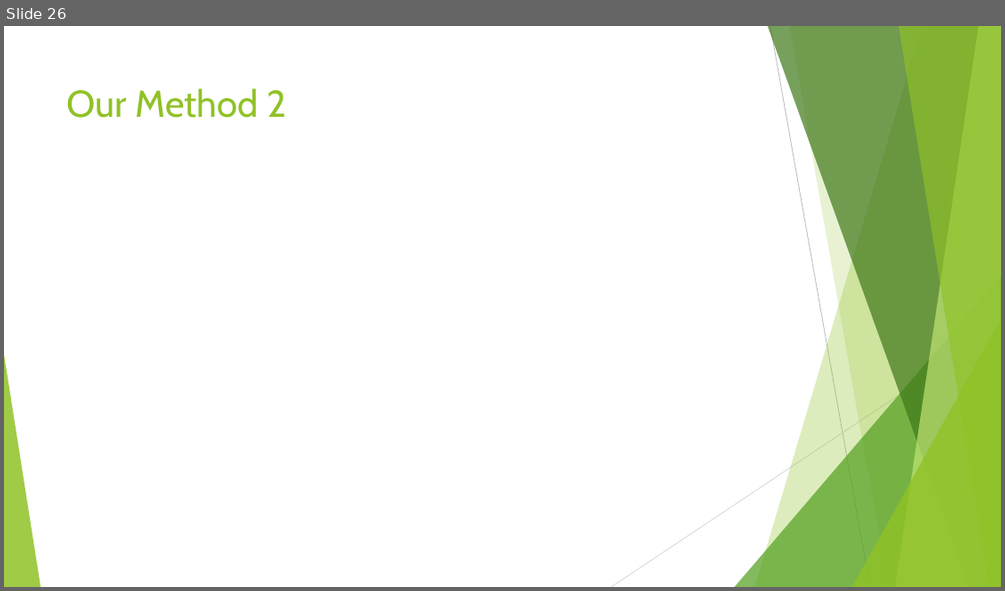
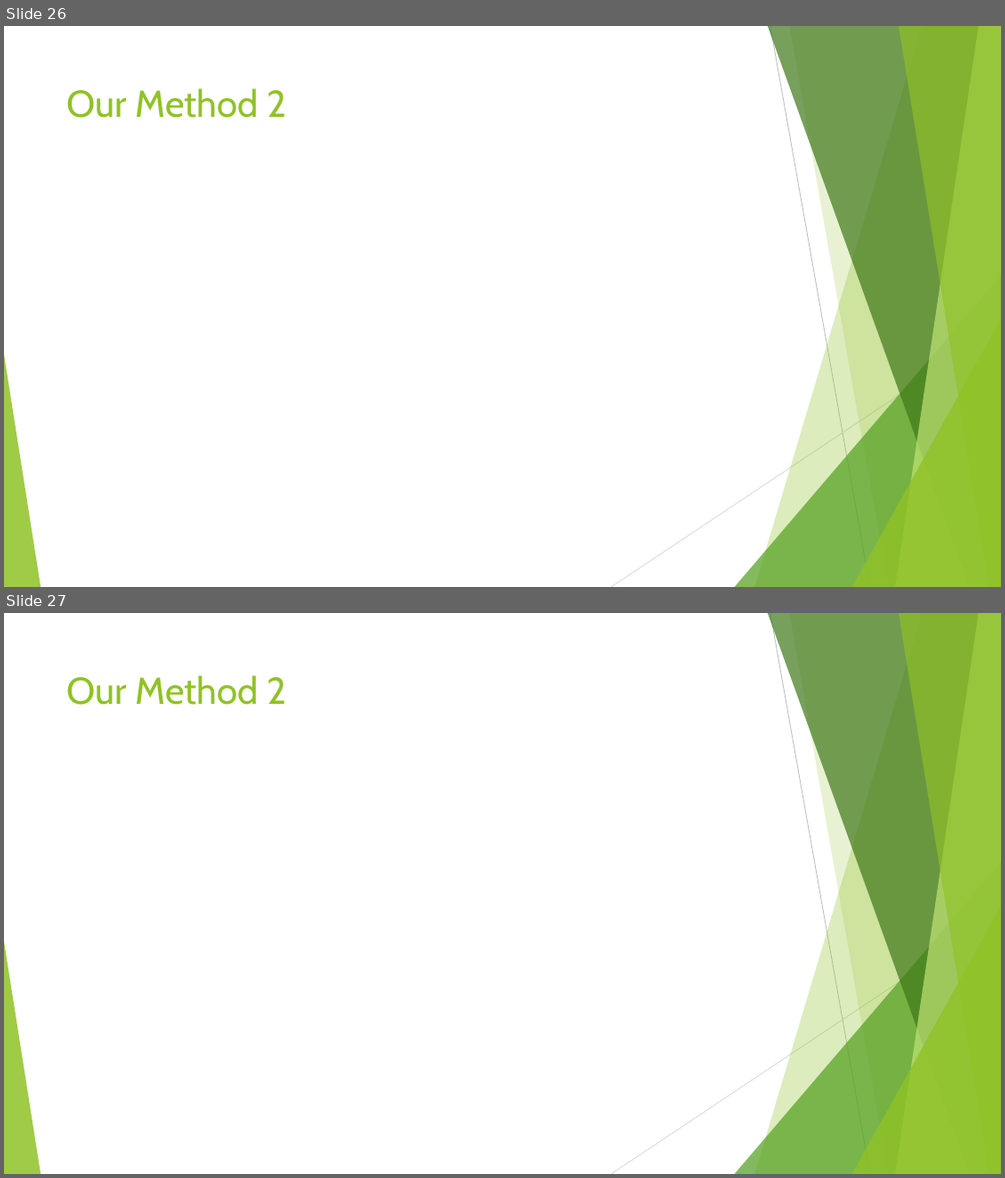
Before and after one commit to keyank/UGP, a slide deck: Presentation.pptx. Shown one above the other, each under a label of ours: slide 26 before the commit, slides 26 and 27 after it. The pictures are 1005x591 and 1005x1178 pixels, drawn with LibreOffice and Linux fonts; fonts in the diff are those of the drawing; grey boxes stand for pictures. Boxes give left, top, right and bottom in pixels: in the first picture for what was removed or moved away, otherwise in the second. Text is boxed around its words. In the diff, an @@ line names an element or a change of style, - is before the commit and + after.

```diff
--- a/Presentation.pptx
+++ b/Presentation.pptx
@@ slide 27 added at [4, 613, 1001, 1174], background #FFFFFF; not listed: 10 template elements that a slide beside it also shows @@
@@ title added at [67, 675, 286, 705], 36 pt, text #90C226 @@
+Our Method 2
```
Also in this commit, not shown: 1 slide removed.
